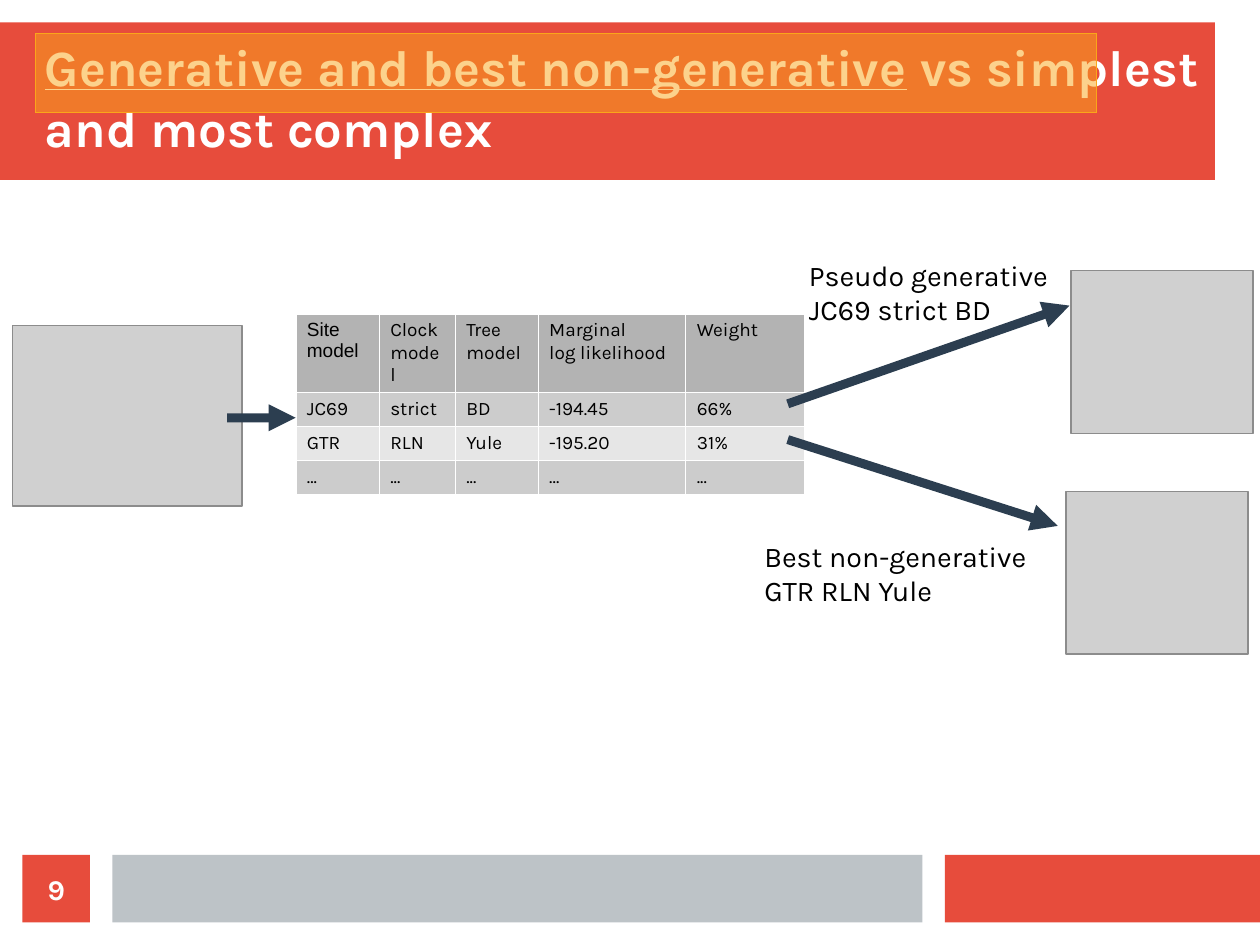
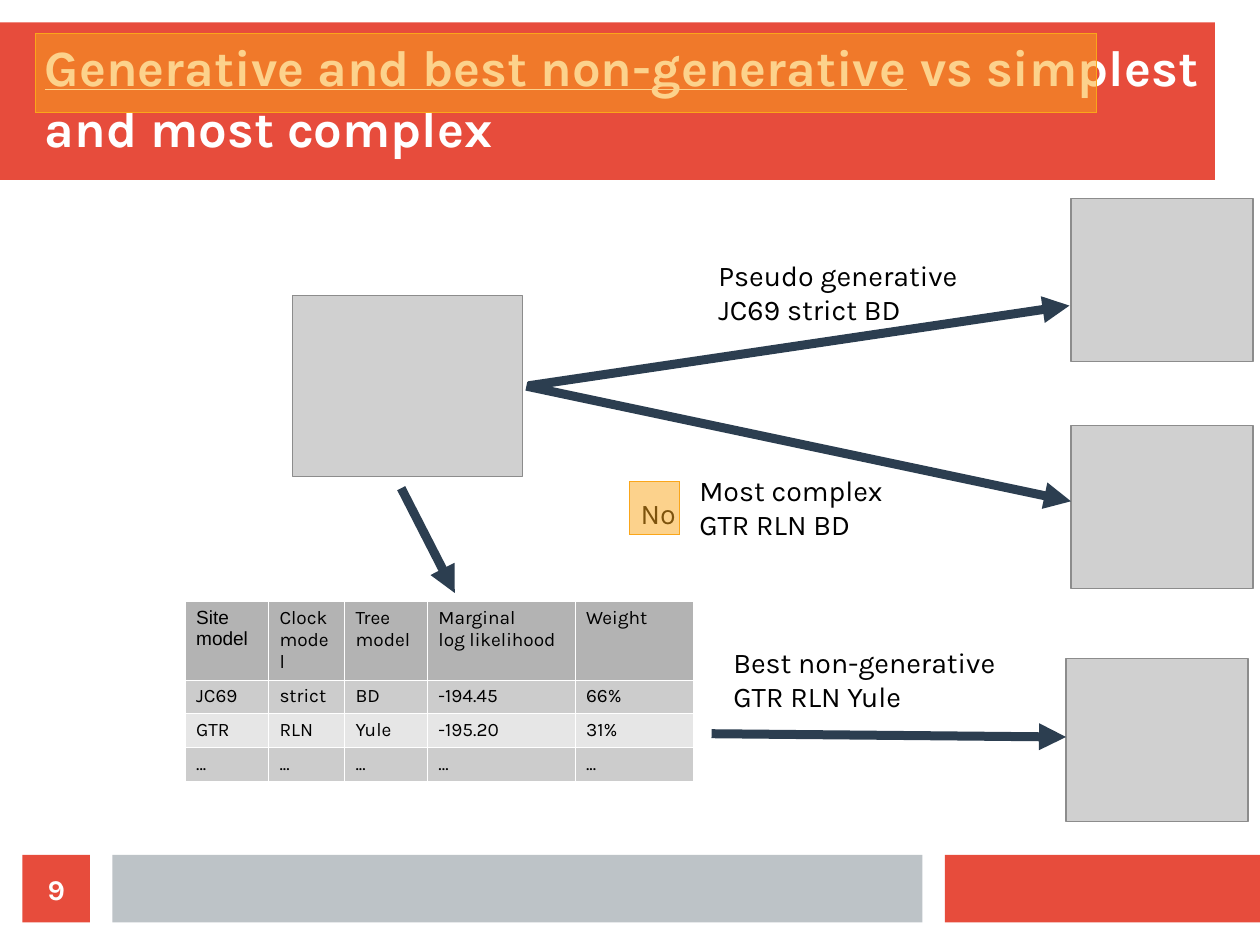
Before and after one commit to richelbilderbeek/razzo, a slide deck: slide 9 of doc/choices.odp. Drawn at 1260x945 pixels with LibreOffice and Linux fonts; fonts in the diff are those of the drawing; grey boxes stand for pictures. Boxes give left, top, right and bottom in pixels: in the first picture for what was removed or moved away, otherwise in the second. Text is boxed around its words. In the diff, an @@ line names an element or a change of style, - is before the commit and + after.

```diff
--- a/doc/choices.odp
+++ b/doc/choices.odp
@@ picture: place and size @@
-picture at box(1071, 271, 1253, 433)
+picture at box(1071, 199, 1253, 361)
@@ text "Pseudo generative" rewrapped from box(809, 266, 1048, 321) to box(718, 266, 957, 327) @@
@@ picture: place and size @@
-picture at box(13, 326, 242, 507)
+picture at box(293, 296, 523, 477)
@@ arrow moved from (788, 404) - (1070, 305) to (528, 385) - (1070, 305) @@
@@ arrow moved from (788, 440) - (1058, 526) to (527, 386) - (1071, 502) @@
@@ arrow removed from (228, 417) to (296, 417) @@
@@ picture: place and size @@
-picture at box(1067, 492, 1249, 654)
+picture at box(1071, 425, 1253, 588)
@@ arrow added from (401, 488) to (455, 593), #2C3E50 5.67 pt @@
@@ rectangle added at box(630, 481, 680, 535), fill #FAA61A at 50% opacity, outline #FAA61A 0 pt @@
@@ text added at box(641, 506, 676, 524), 18 pt, text #000000 @@
+No
@@ text added at box(699, 481, 883, 536), 18 pt, text #000000 @@
+Most complex
+GTR RLN BD
@@ table: place and size @@
-table at box(296, 313, 805, 492)
+table at box(185, 601, 694, 780)
@@ text "Best non-generative": place and size @@
-text "Best non-generative" at box(764, 547, 1026, 602)
+text "Best non-generative" at box(733, 653, 995, 708)
@@ picture added at box(1067, 659, 1249, 821) @@
@@ arrow added from (712, 734) to (1067, 737), #2C3E50 5.67 pt @@
```
Also in this commit, not shown: 1 other slide changed, 1 other file.
